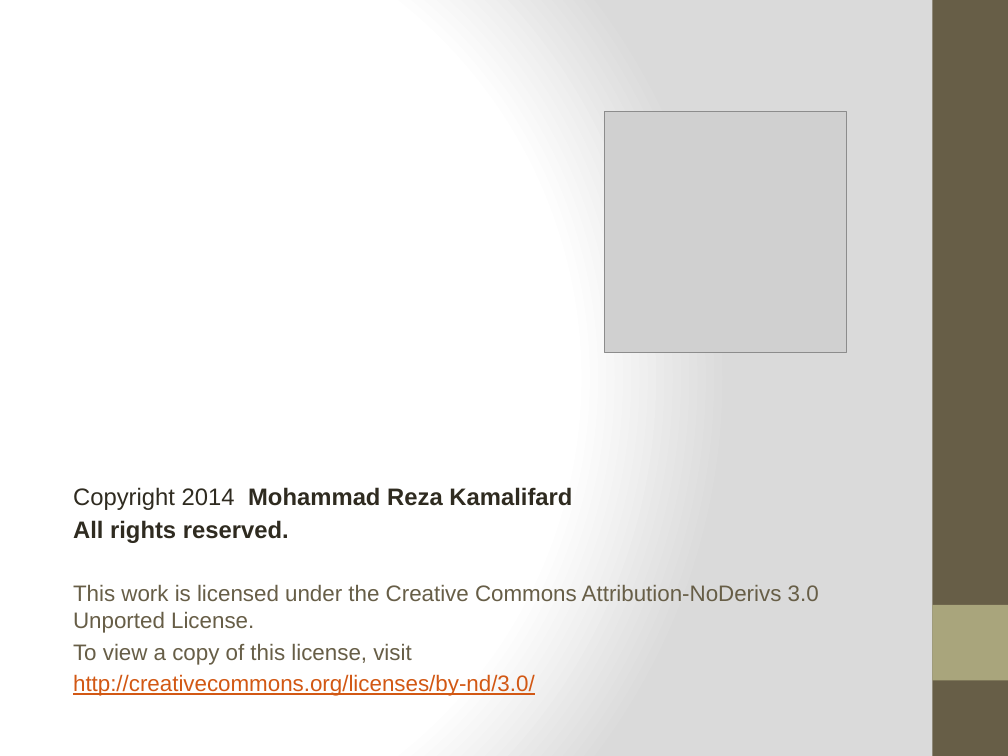
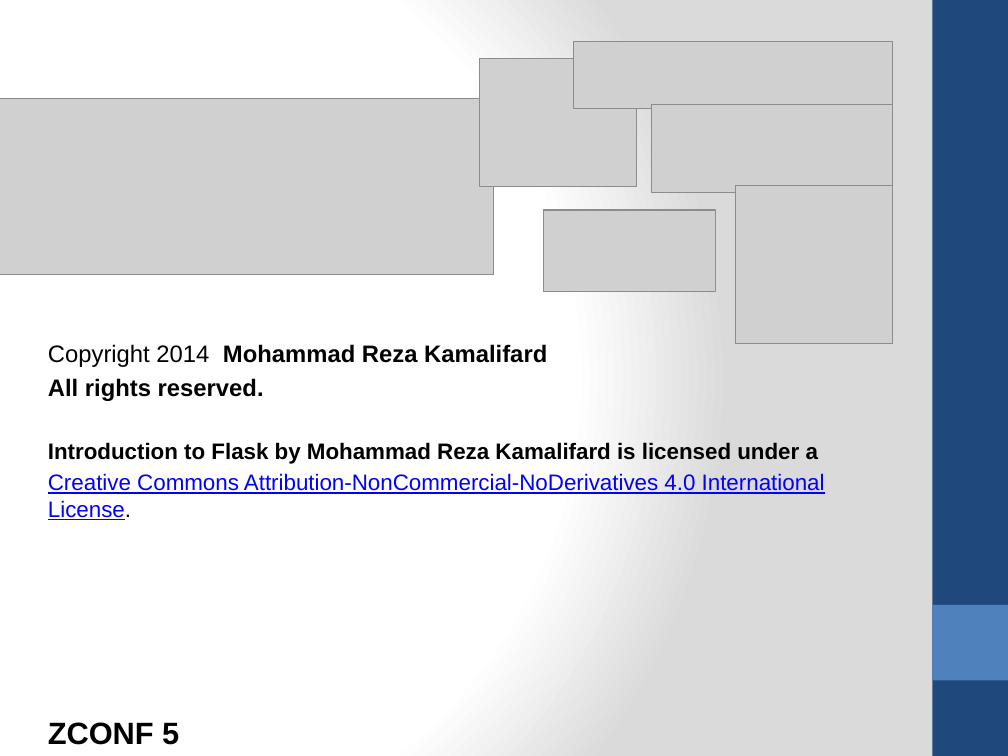
Before and after one commit to itmard/zconf_flask_intro, a slide deck: slide 38 of slide/zconf.pptx (slide 37 before the commit). Drawn at 1008x756 pixels with LibreOffice and Linux fonts; fonts in the diff are those of the drawing; grey boxes stand for pictures. Boxes give left, top, right and bottom in pixels: in the first picture for what was removed or moved away, otherwise in the second. Text is boxed around its words. In the diff, an @@ line names an element or a change of style, - is before the commit and + after.

```diff
--- a/slide/zconf.pptx
+++ b/slide/zconf.pptx
@@ rectangle at [932, 0, 1008, 756]: fill #675E47 to #1F497D @@
@@ text "Copyright 2014 Mohammad Reza Kamalifard": place and size @@
-text "Copyright 2014 Mohammad Reza Kamalifard" at [73, 487, 819, 696]
+text "Copyright 2014 Mohammad Reza Kamalifard" at [48, 344, 825, 520]
@@ picture added at [480, 58, 637, 186] @@
@@ picture added at [574, 41, 893, 109] @@
@@ picture added at [0, 99, 494, 274] @@
@@ picture removed at [605, 111, 847, 353] @@
@@ picture added at [651, 105, 893, 193] @@
@@ picture added at [736, 185, 893, 343] @@
@@ picture added at [544, 210, 717, 291] @@
@@ text at [48, 344, 547, 401]: text colour #2F2B20 to #000000 in "Copyright 2014 Mohammad Reza Kamalifard", "All rights reserved." @@
@@ text at [48, 442, 825, 520]: text changed; text colour #675E47 to #0000FF @@
-This work is licensed under the Creative Commons Attribution-NoDerivs 3.0 Unported License.
-To view a copy of this license, visit
-http://creativecommons.org/licenses/by-nd/3.0/
+Introduction to Flask by Mohammad Reza Kamalifard is licensed under a
+Creative Commons Attribution-NonCommercial-NoDerivatives 4.0 International License.
@@ rectangle at [932, 605, 1008, 680]: fill #A9A57C to #4F81BD @@
@@ text added at [48, 722, 179, 745], 22 pt, text #000000, bold @@
+ZCONF 5
```
Also in this commit, not shown: 34 other slides changed, 3 slides added, 2 slides removed, 1 other file.
